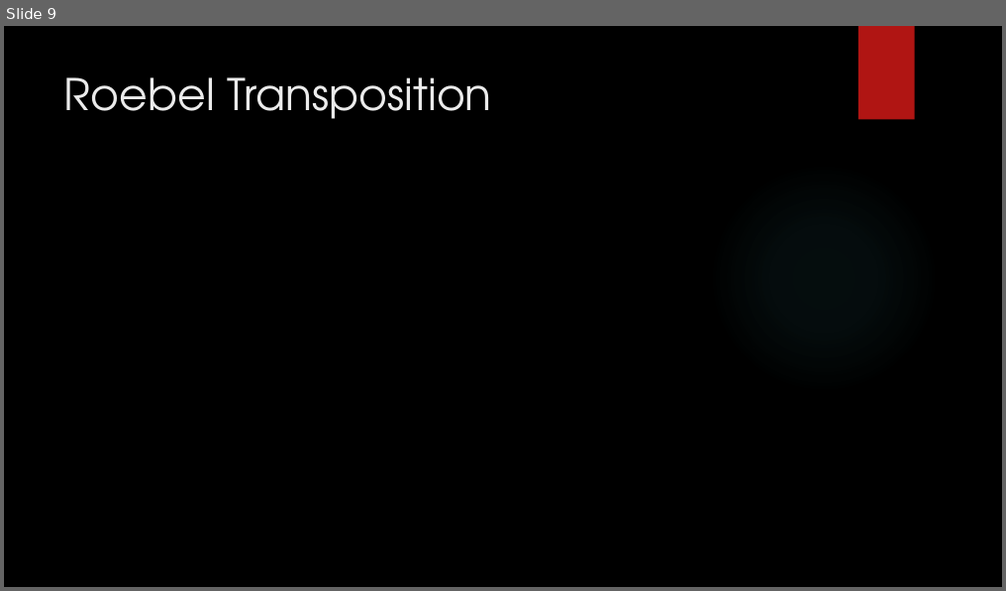
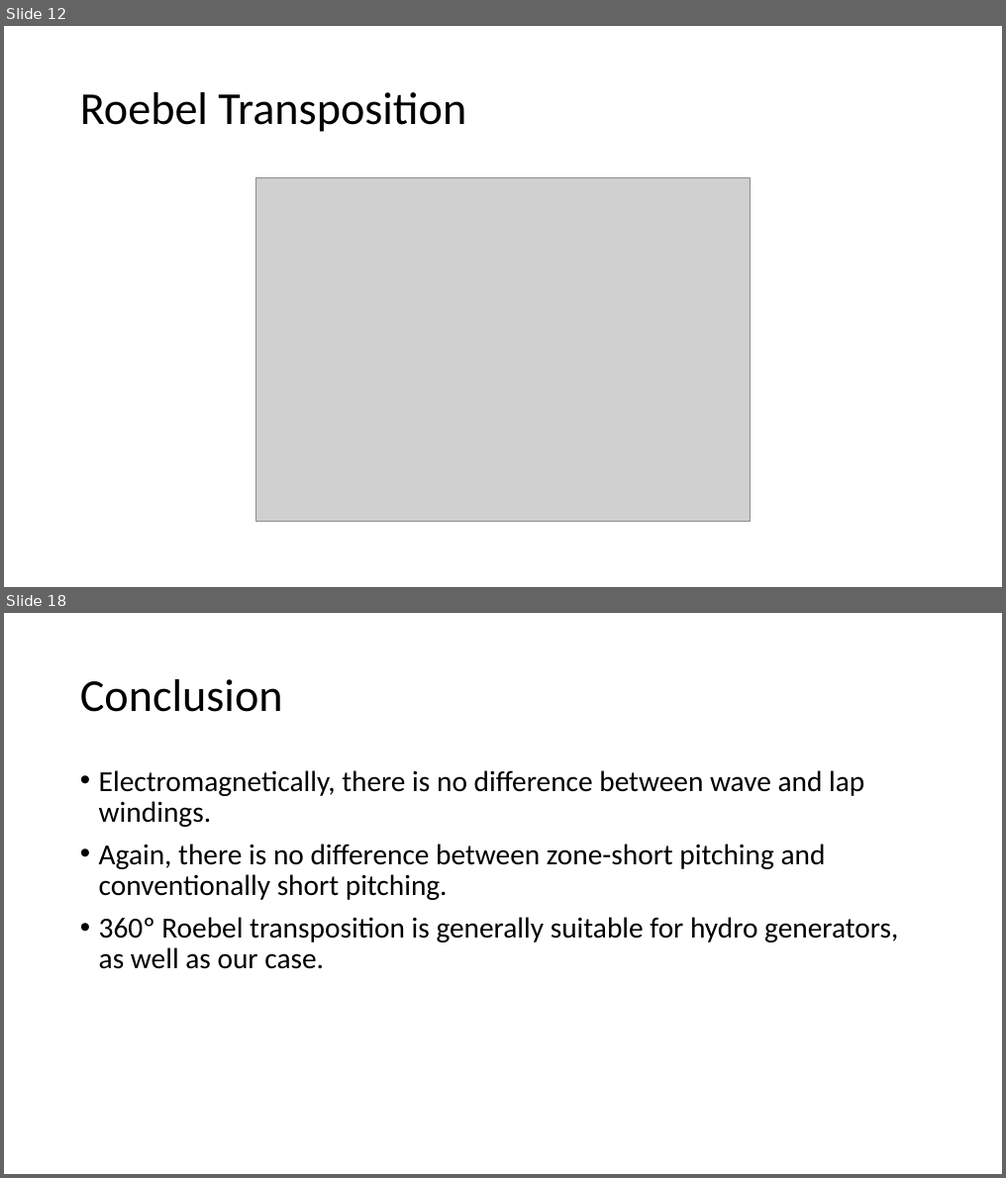
Before and after one commit to sametyakut/Studies, a slide deck: Presentations/Keysani_Sunum_Winding_Design_2023_03_08.pptx. Shown one above the other, each under a label of ours: slide 9 before the commit, slides 12 and 18 after it; the slides between them are not shown. The pictures are 1006x591 and 1006x1178 pixels, drawn with LibreOffice and Linux fonts; fonts in the diff are those of the drawing; grey boxes stand for pictures; background and template pictures are left out. Boxes give left, top, right and bottom in pixels: in the first picture for what was removed or moved away, otherwise in the second. Text is boxed around its words. In the diff, an @@ line names an element or a change of style, - is before the commit and + after.

```diff
--- a/Presentations/Keysani_Sunum_Winding_Design_2023_03_08.pptx
+++ b/Presentations/Keysani_Sunum_Winding_Design_2023_03_08.pptx
@@ slide 18 added at (x1=4, y1=613, x2=1002, y2=1174), background #FFFFFF @@
@@ title added at (x1=80, y1=679, x2=283, y2=712), 44 pt, text #000000 @@
+Conclusion
@@ text added at (x1=99, y1=770, x2=898, y2=969), 28 pt, text #000000 @@
+• Electromagnetically, there is no difference between wave and lap windings.
+• Again, there is no difference between zone-short pitching and conventionally short pitching.
+• 360º Roebel transposition is generally suitable for hydro generators, as well as our case.
@@ what was slide 9 is now slide 12 @@
@@ slide 12 changed as well @@
@@ background picture (left out) to #FFFFFF @@
@@ rectangle removed at (x1=858, y1=26, x2=915, y2=120) @@
@@ title "Roebel Transposition" moved from (x1=64, y1=77, x2=492, y2=119) to (x1=80, y1=92, x2=466, y2=132) @@
@@ title "Roebel Transposition" at (x1=80, y1=92, x2=466, y2=132): size 42 to 44 pt, font TeX Gyre Adventor to Calibri, text colour #EBEBEB to #000000; line spacing 1 to 0.9; vertical alignment top to middle @@
@@ ellipse removed at (x1=709, y1=163, x2=939, y2=393) @@
@@ picture added at (x1=256, y1=178, x2=750, y2=522) @@
```
Also in this commit, not shown: 10 other slides changed, 9 other slides added, 1 slide removed.
